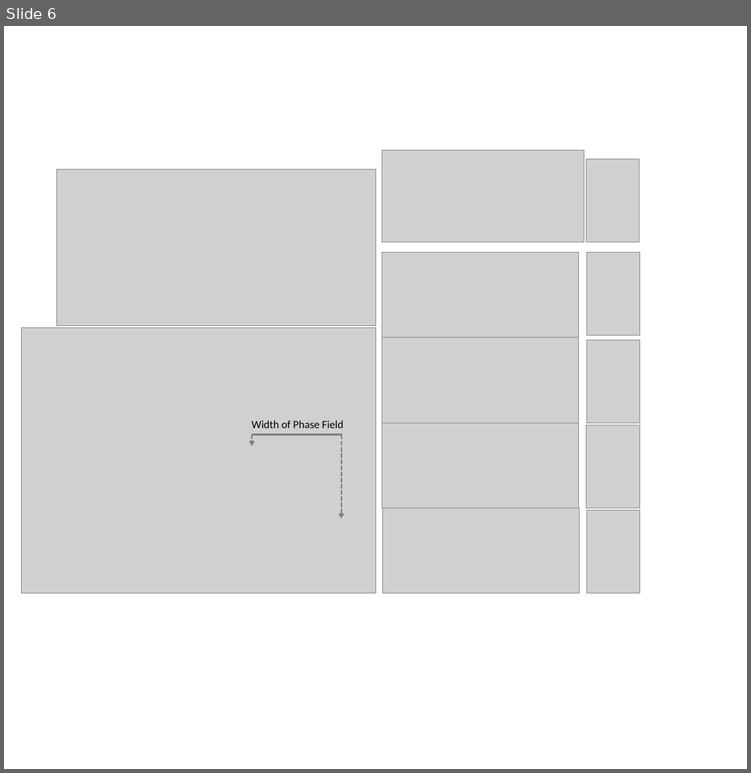
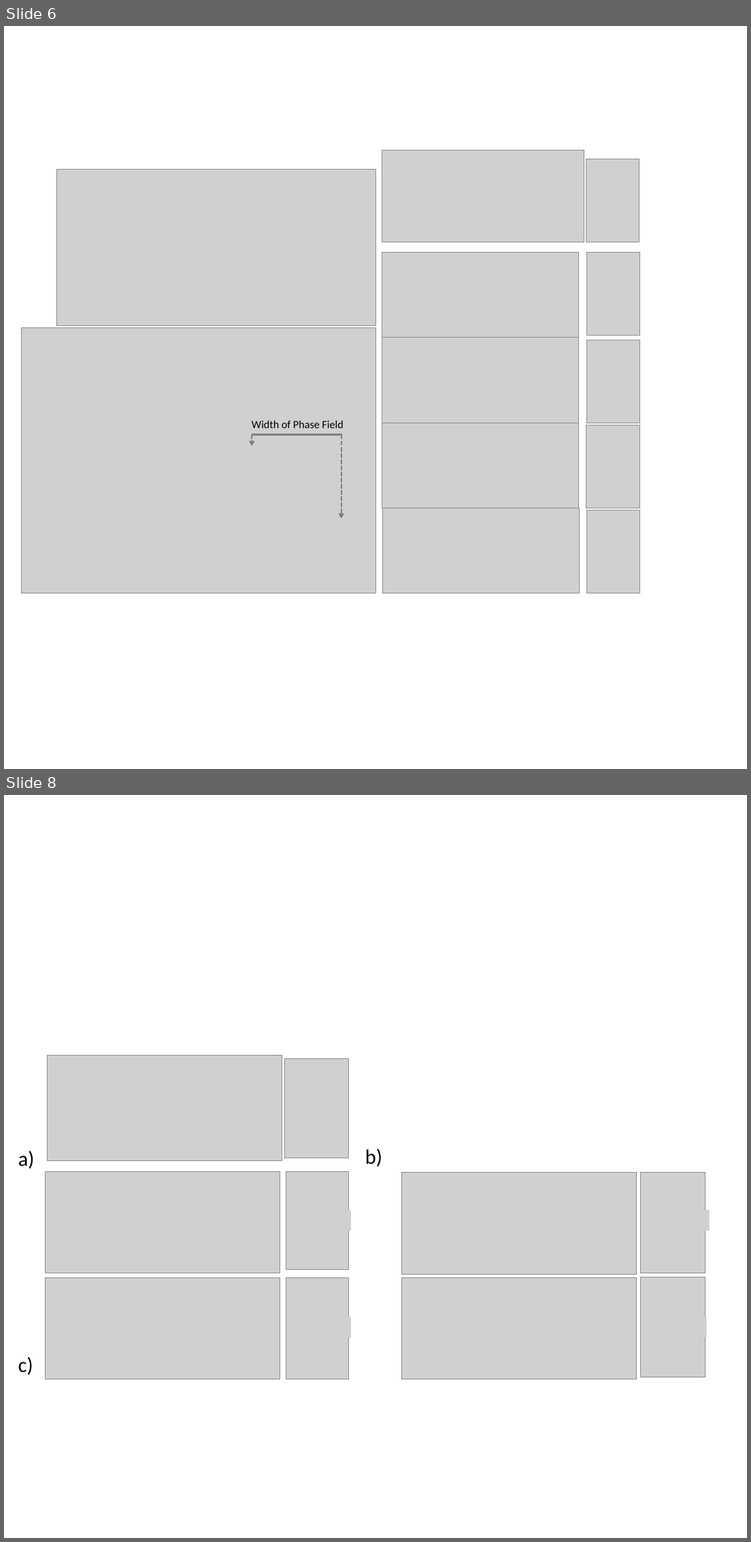
Before and after one commit to idaang267/FEniCS, a slide deck: Phase_Field_Fracture/Figures/PaperFigures.pptx. Shown one above the other, each under a label of ours: slide 6 before the commit, slides 6 and 8 after it; the slides between them are not shown. The pictures are 751x773 and 751x1542 pixels, drawn with LibreOffice and Linux fonts; fonts in the diff are those of the drawing; grey boxes stand for pictures. Boxes give left, top, right and bottom in pixels: in the first picture for what was removed or moved away, otherwise in the second. Text is boxed around its words. In the diff, an @@ line names an element or a change of style, - is before the commit and + after.

```diff
--- a/Phase_Field_Fracture/Figures/PaperFigures.pptx
+++ b/Phase_Field_Fracture/Figures/PaperFigures.pptx
@@ slide 8 added at (4, 795, 747, 1538), background #FFFFFF @@
@@ picture added at (47, 1055, 281, 1161) @@
@@ picture added at (285, 1058, 349, 1158) @@
@@ text added at (18, 1151, 35, 1168), 30 pt, text #000000 @@
+a)
@@ text added at (365, 1149, 382, 1166), 30 pt, text #000000 @@
+b)
@@ picture added at (45, 1171, 279, 1273) @@
@@ picture added at (286, 1171, 349, 1269) @@
@@ picture added at (401, 1172, 636, 1274) @@
@@ picture added at (640, 1172, 704, 1272) @@
@@ picture added at (324, 1210, 351, 1231) @@
@@ picture added at (681, 1210, 709, 1231) @@
@@ picture added at (45, 1277, 279, 1378) @@
@@ picture added at (286, 1277, 349, 1378) @@
@@ picture added at (401, 1277, 636, 1378) @@
@@ picture added at (640, 1276, 704, 1376) @@
@@ picture added at (323, 1317, 351, 1337) @@
@@ picture added at (679, 1317, 706, 1337) @@
@@ text added at (18, 1357, 33, 1374), 30 pt, text #000000 @@
+c)
```
Also in this commit, not shown: 1 slide changed, 1 slide removed, 9 other files.
